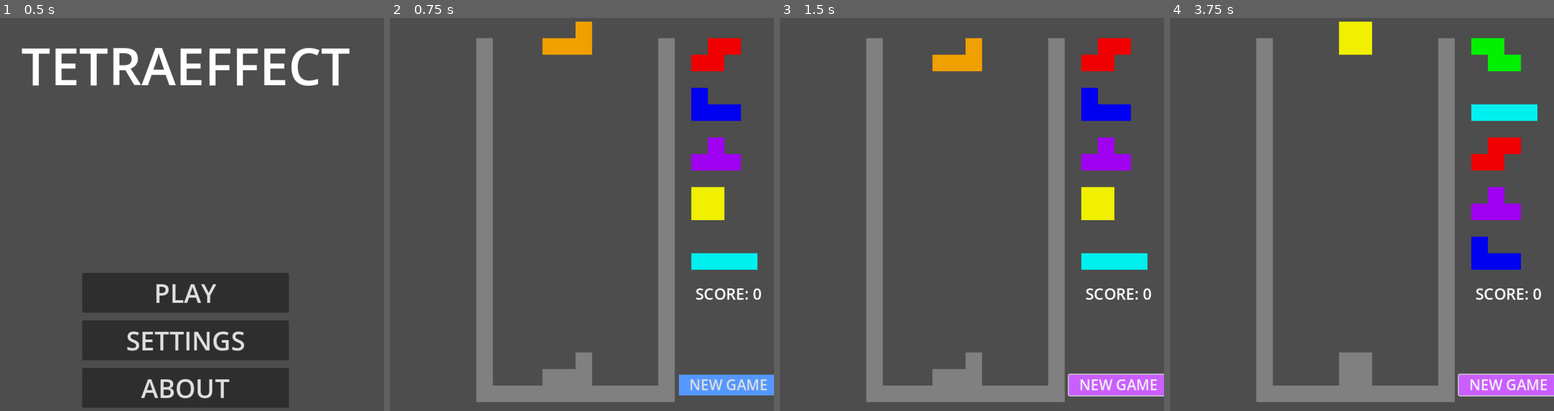
Above: before the commit, frames 1-4 (left to right).
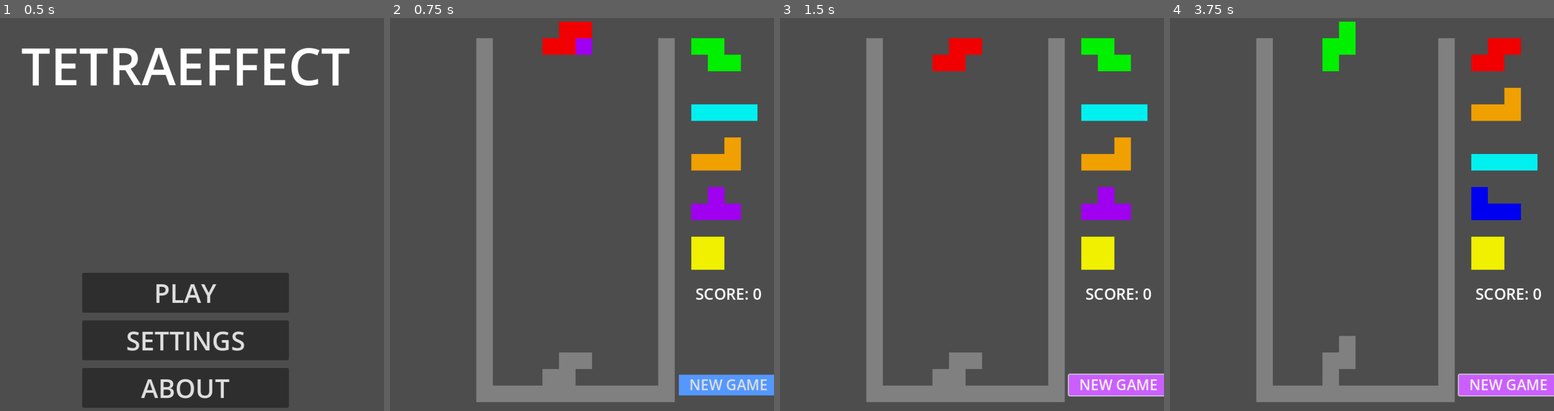
Above: after the commit, the same moments.

Repository: eltonchan1/tetris-elslies-version
Game: Godot game, scene res://tile_map.tscn
Same seed, same stepped clock (60 frames per second), same inputs: the game is played once before the commit and once after it.
Inputs:
- Up to frame 1 (0.5 s): no input
- Up to frame 2 (0.75 s): click "PLAY" at 0.5 s
- Up to frame 3 (1.5 s): click "NEW GAME" at 1.25 s
- Up to frame 4 (3.75 s): click "NEW GAME" at 2 s; tap Enter at 2.75 s; hold D (right_move) 2.78-3.53 s; tap Up (180_rotation) at 2.85 s; tap R (restart) at 3.5 s; hold Down from 3.53 s (still down); tap Left (ccw_rotation) at 3.6 s

Frame 1 is identical in both runs. In frame 2, 6.3% of the frame differs, in the area x 39-96%, y 0-94%; in frame 3, 6.3%; in frame 4, 7.2%.

Commit message:
mainmenu4

Diff:
--- a/tile_map.gd
+++ b/tile_map.gd
@@ -181,12 +181,13 @@
 
 func _on_play_button_pressed() -> void:
 	main_menu(false)
-	new_game_keep_map()
+	new_game()
 
 func new_game():
 	print("DEBUG: new_game() START")
 	game_running = false
 	active_piece = []
+	debug_print_board()
 
 	print("DEBUG: Resetting variables")
 	score = 0
@@ -218,11 +219,8 @@
 	print("DEBUG: About to clear board - board_layer is: ", board_layer)
 	if board_layer != null:
 		print("DEBUG: Clearing only playfield area (not walls/floor)")
-		for i in range(-5, 0):
-			for j in range(1, COLS + 1):
-				board_layer.erase_cell(Vector2i(j, i))
-		for i in range(0, ROWS + 1):
-			for j in range(1, COLS + 1):
+		for i in range(-5, 20):
+			for j in range(1, 10):
 				board_layer.erase_cell(Vector2i(j, i))
 		print("DEBUG: Playfield cleared successfully")
 
@@ -254,8 +252,6 @@
 	print("DEBUG: About to create_piece()")
 	create_piece()
 	print("DEBUG: new_game() COMPLETE")
-
-func new_game_keep_map():
 	print("DEBUG: new_game() START")
 	game_running = false
 	active_piece = []
@@ -306,7 +302,7 @@
 	game_running = true
 	print("DEBUG: About to create_piece()")
 	create_piece()
-	print("DEBUG: new_game_keep_map() COMPLETE")
+	print("DEBUG: new_game() COMPLETE")
 
 func _process(delta):
 	if game_running:
@@ -801,3 +797,11 @@
 			$Game/HUD.get_node("GameOverLabel").show()
 			game_running = false
 			return
+
+func debug_print_board():
+	print("=== BOARD STATE ===")
+	for row in range(-5, ROWS + 5):
+		for col in range(-5, COLS + 5):
+			var cell = board_layer.get_cell_source_id(Vector2i(col, row))
+			if cell != -1:
+				print("Cell at (", col, ",", row, ") has tile")
